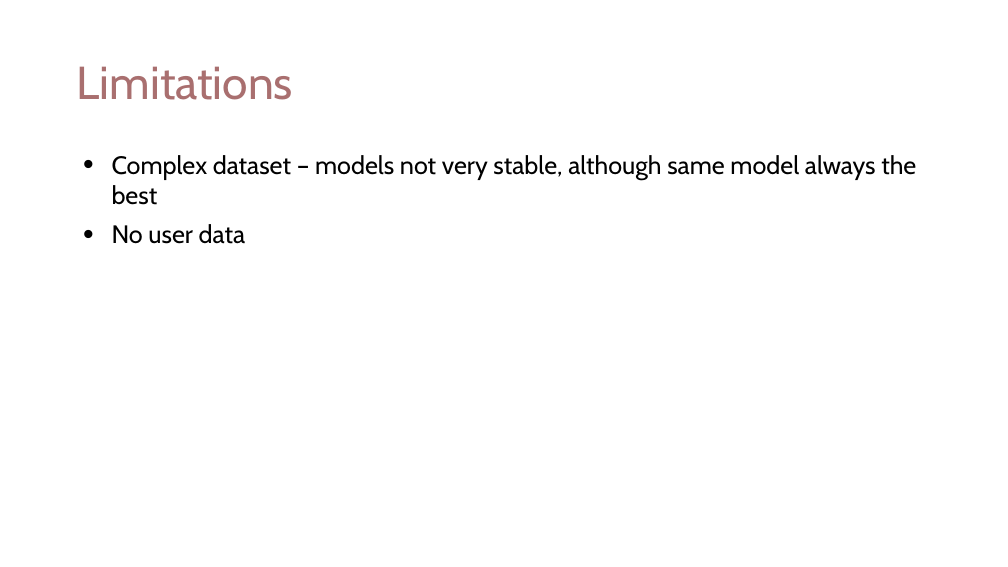
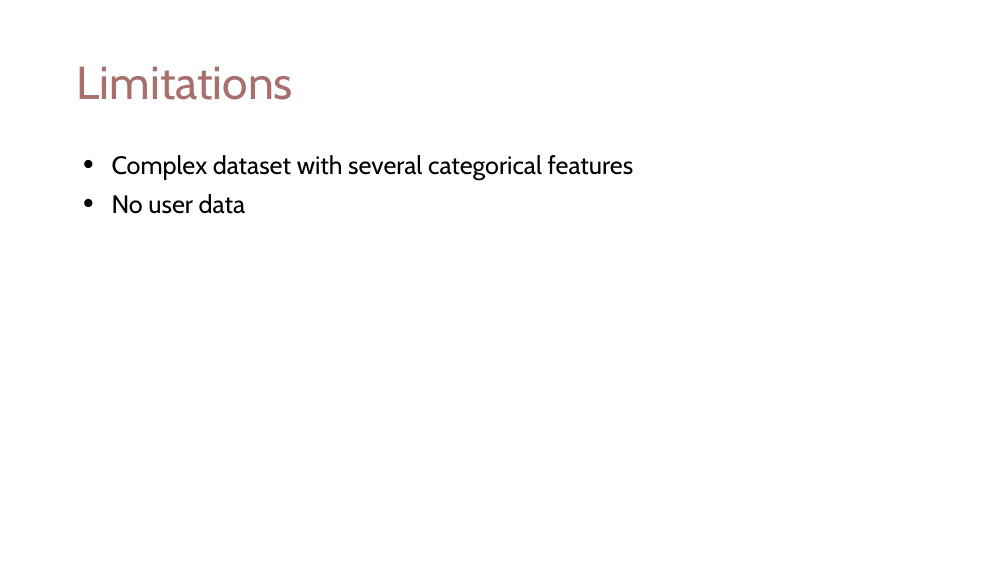
Before and after one commit to catisf/book-recommendations, a slide deck: slide 6 of presentation/presentation_draft_cat.pptx. Drawn at 1008x567 pixels with LibreOffice and Linux fonts; fonts in the diff are those of the drawing. Boxes give left, top, right and bottom in pixels: in the first picture for what was removed or moved away, otherwise in the second. Text is boxed around its words. In the diff, an @@ line names an element or a change of style, - is before the commit and + after.

```diff
--- a/presentation/presentation_draft_cat.pptx
+++ b/presentation/presentation_draft_cat.pptx
@@ text in free at box(112, 155, 634, 180): text changed @@
-• Complex dataset – models not very stable, although same model always the best
+• Complex dataset with several categorical features
```
Also in this commit, not shown: 1 other slide changed, 8 other files.
